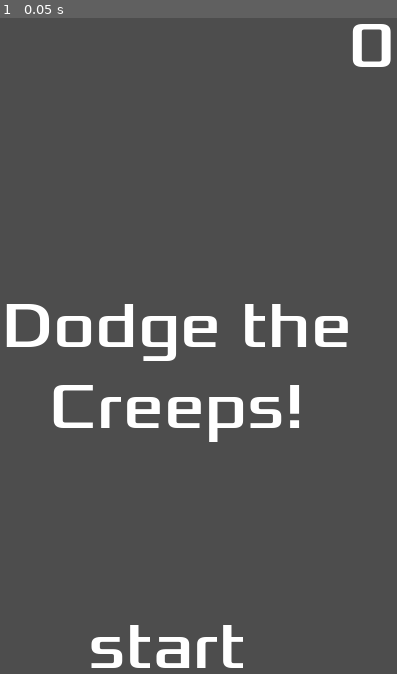
Above: before the commit, frame 1.
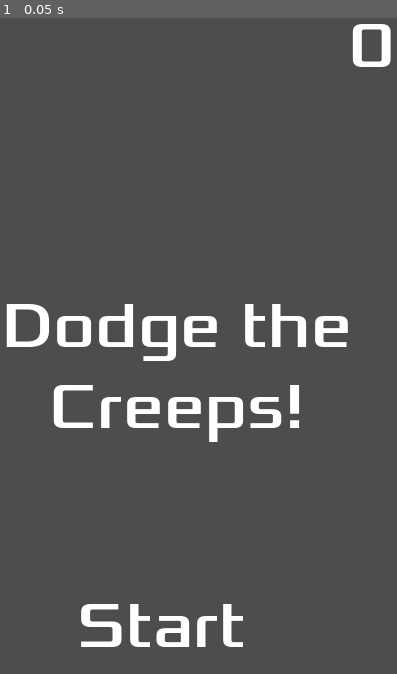
Above: after the commit, the same moment.

Repository: lancelote/dodge-the-creeps-2d
Game: Godot game, scene res://hud.tscn
The game is run twice, just before and just after one commit, with the same random seed, the same clock (stepped at 60 frames per second) and the same inputs. This scene is started directly instead of the project's main scene.
Inputs:
- Up to frame 1 (0.05 s): no input

The runs differ from the first frame. In frame 1, 1.6% of the frame differs, in the area x 20-62%, y 89-100%.

Commit message:
adjust start button position and text

Diff:
--- a/hud.tscn
+++ b/hud.tscn
@@ -37,12 +37,19 @@
 autowrap_mode = 2
 
 [node name="StartButton" type="Label" parent="."]
-offset_left = 151.0
-offset_top = 601.0
-offset_right = 309.0
-offset_bottom = 679.0
+anchors_preset = 7
+anchor_left = 0.5
+anchor_top = 1.0
+anchor_right = 0.5
+anchor_bottom = 1.0
+offset_left = -100.0
+offset_top = -140.0
+offset_right = 100.0
+offset_bottom = -40.0
+grow_horizontal = 2
+grow_vertical = 0
 theme_override_fonts/font = ExtResource("1_37p78")
 theme_override_font_sizes/font_size = 64
-text = "start"
+text = "Start"
 
 [node name="MessageTimer" type="Timer" parent="."]
